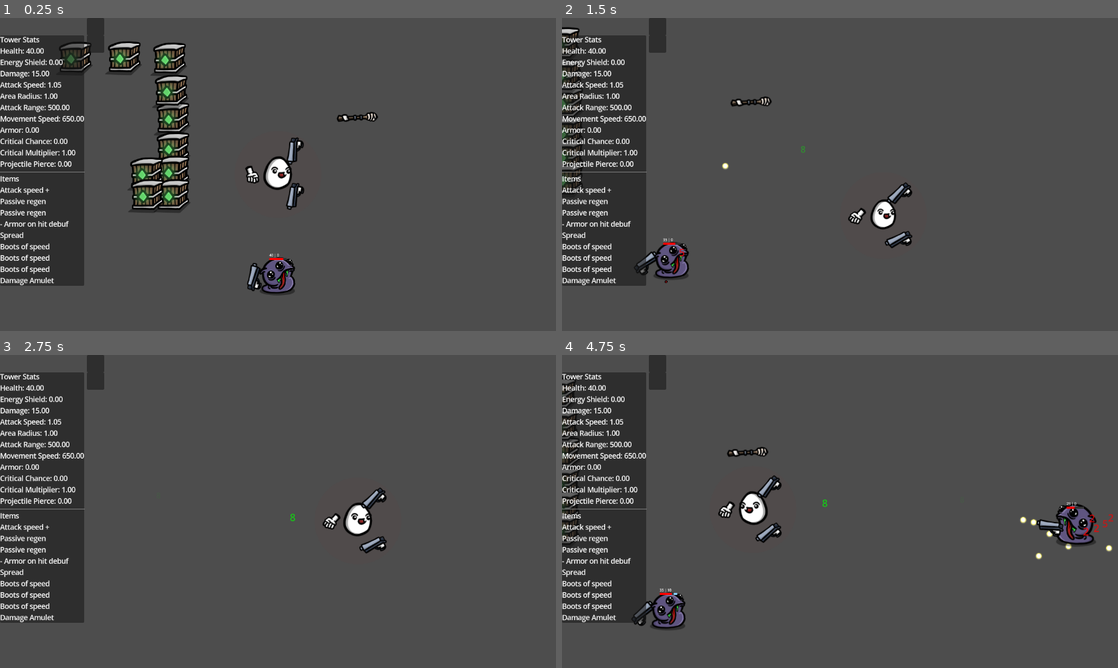
Above: before the commit, frames 1-4 (two rows, left to right).
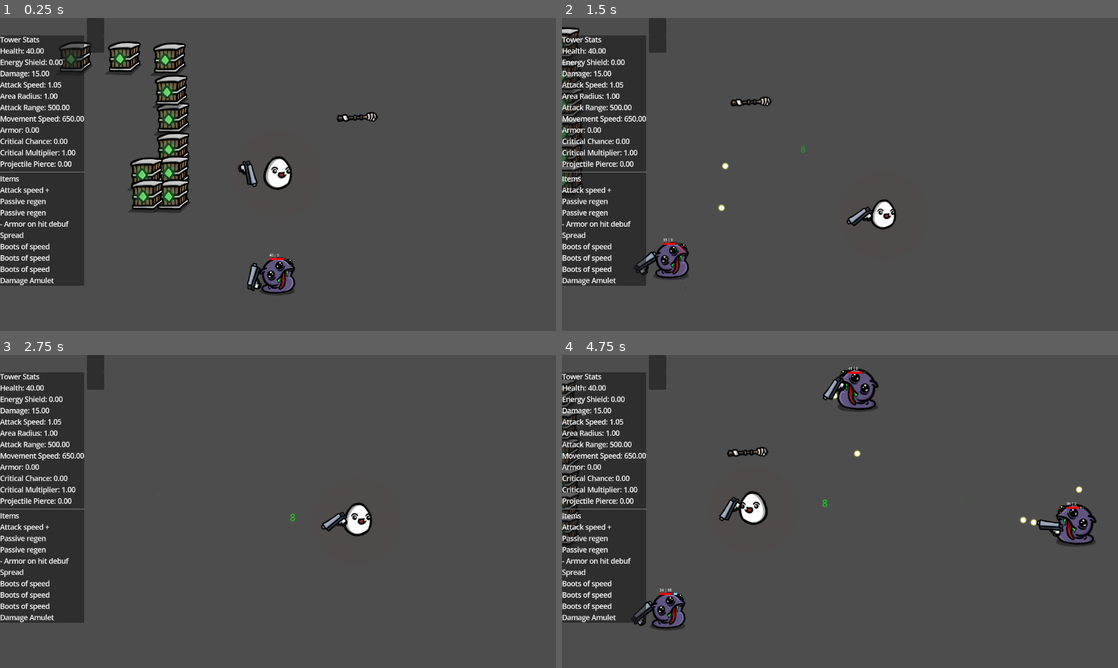
Above: after the commit, the same moments.

Repository: NathanAY/Broriskoftarainto
Game: Godot game, scene res://Scenes/Game.tscn
Two runs of this game, one before a commit and one after it. Both use one fixed random seed, a clock stepped at 60 frames per second and the inputs below.
Inputs (mouse positions are in pixels of both pictures, inside the frame that each line leads up to):
- Up to frame 1 (0.25 s): no input
- Up to frame 2 (1.5 s): tap Enter (ui_accept) at 0.5, 0.77 s; move the mouse to (962, 158) at 0.52 s; hold Right (ui_right) 0.53-1.28 s; click (962, 158) at 0.67 s; move the mouse to (728, 190) at 1.27 s; hold Down (ui_down) from 1.28 s (still down); click (728, 190) at 1.42 s
- Up to frame 3 (2.75 s): tap Enter (ui_accept) at 1.52 s; move the mouse to (333, 442) at 2.02 s; release Down (ui_down) at 2.03 s; hold Right (ui_right) from 2.03 s (still down); click (333, 442) at 2.17 s
- Up to frame 4 (4.75 s): move the mouse to (812, 574) at 2.77 s; release Right (ui_right) at 2.78 s; hold Up (ui_up) 2.78-3.53 s; click (812, 574) at 2.92 s; tap Enter (ui_accept) at 3.02, 3.77, 4.52 s; move the mouse to (1006, 558) at 3.52 s; hold Left (ui_left) from 3.53 s (still down); click (1006, 558) at 3.67 s; move the mouse to (673, 464) at 4.27 s; click (673, 464) at 4.42 s

The runs differ from the first frame. In frame 1, 0.5% of the frame differs, in the area x 42-55%, y 38-62%; in frame 2, 0.5%; in frame 3, 0.5%; in frame 4, 1.6%, in the area x 17-100%, y 3-77%.

Commit message:
Set enemy spawner speed based on current enemy number.

Diff:
--- a/Scenes/Game.tscn
+++ b/Scenes/Game.tscn
@@ -25,6 +25,11 @@
 script = ExtResource("2_8r6kd")
 
 [node name="SpawnerModifier" parent="Spawner" instance=ExtResource("3_alh3a")]
+
+[node name="Enemies" type="Node" parent="Spawner"]
+
+[node name="Enemy" parent="Spawner/Enemies" instance=ExtResource("15_4f4ik")]
+position = Vector2(0, 232)
 
 [node name="Character" parent="." instance=ExtResource("9_i0vto")]
 
@@ -82,9 +87,6 @@
 position = Vector2(182, -134)
 altar_item = ExtResource("4_rajel")
 
-[node name="Enemy" parent="." instance=ExtResource("15_4f4ik")]
-position = Vector2(0, 232)
-
 [node name="CanvasLayer" type="CanvasLayer" parent="."]
 
 [node name="CharacterUi" parent="CanvasLayer" node_paths=PackedStringArray("character") instance=ExtResource("16_khs3t")]
--- a/Scripts/Spawner.gd
+++ b/Scripts/Spawner.gd
@@ -1,34 +1,36 @@
 extends Node
+class_name Spawner
 
-@export var spawn_interval = 3
+@export var spawn_interval = 3        # base interval in seconds
+@export var target_enemy_count = 4      # target number of enemies
 @export var health_growth_per_minute: float = 20.0
 @export var damage_growth_per_minute: float = 5.0
 
 var enemy_scene = preload("res://Scenes/Enemy.tscn")
-var screen_size
-var spawn_timer
+var spawn_timer: Timer = null
 var modifiers: Array = []
+var enemiesNode: Node = null
 
 var elapsed_time: float = 0.0  # seconds since game start
 
 func _ready():
-    screen_size = get_viewport().get_visible_rect().size
     spawn_timer = Timer.new()
-    add_child(spawn_timer)
     spawn_timer.wait_time = spawn_interval
     spawn_timer.one_shot = false
     spawn_timer.timeout.connect(_on_spawn_timer_timeout)
+    add_child(spawn_timer)
     spawn_timer.start()
+    enemiesNode = get_node("Enemies")
     for c in get_children():
         if c.has_method("attach_to_enemy"):
             modifiers.append(c)
-    print("Spawner ready! Screen size: ", screen_size)
 
 func _process(delta: float) -> void:
     elapsed_time += delta
 
 func _on_spawn_timer_timeout():
     spawn_enemy()
+    _adjust_spawn_rate()
 
 func spawn_enemy():
     var character = get_parent().get_node_or_null("Character")
@@ -50,7 +52,7 @@
     # ✅ Apply scaling
     _apply_scaling(enemy)
 
-    add_child(enemy)
+    enemiesNode.add_child(enemy)
     enemy.set_target_position(character)
 
 func _apply_scaling(enemy: Node) -> void:
@@ -64,3 +66,18 @@
 
     stats.set_base_stat("health", stats.stats["health"] + extra_health)
     stats.set_base_stat("damage", stats.stats["damage"] + extra_damage)
+
+func _adjust_spawn_rate():
+    # Count current enemies
+    var current_enemies = enemiesNode.get_children().size()
+    # Calculate multiplier:
+    # If current < target → spawn faster
+    # If current > target → spawn slower
+    var multiplier = 1.0
+    if current_enemies < target_enemy_count:
+        multiplier = 1.0 + float(target_enemy_count - current_enemies)  # e.g., 5x faster
+    elif current_enemies > target_enemy_count:
+        multiplier = max(0.1, float(target_enemy_count) / current_enemies) # slower but not zero
+    # Update timer wait_time dynamically
+    spawn_timer.wait_time = spawn_interval / multiplier
+    spawn_timer.start()
--- a/Scripts/camera_2d.gd
+++ b/Scripts/camera_2d.gd
@@ -13,9 +13,9 @@
 
 func _unhandled_input(event: InputEvent) -> void:
     if event is InputEventMouseButton and event.pressed:
-        if event.button_index == MOUSE_BUTTON_WHEEL_UP:
+        if event.button_index == MOUSE_BUTTON_WHEEL_DOWN:
             _change_zoom(-zoom_step)
-        elif event.button_index == MOUSE_BUTTON_WHEEL_DOWN:
+        elif event.button_index == MOUSE_BUTTON_WHEEL_UP:
             _change_zoom(zoom_step)
 
 func _change_zoom(amount: float) -> void:
--- a/Scripts/character.gd
+++ b/Scripts/character.gd
@@ -28,14 +28,14 @@
     var items = GlobalGameState.starting_items
     for item_path in items:
         $ItemHolder.add_item(load(item_path))
-    $WeaponHolder.add_weapon(load("res://Resources/weapons/Fist.tres"))
+    #$WeaponHolder.add_weapon(load("res://Resources/weapons/Fist.tres"))
     #$WeaponHolder.add_weapon(load("res://Resources/weapons/Fist.tres"))
     #$WeaponHolder.add_weapon(load("res://Resources/weapons/Knife.tres"))
     #$WeaponHolder.add_weapon(load("res://Resources/weapons/Knife.tres"))
     #$WeaponHolder.add_weapon(load("res://Resources/weapons/Pistol.tres"))
     $WeaponHolder.add_weapon(load("res://Resources/weapons/Pistol.tres"))
     #$WeaponHolder.add_weapon(load("res://Resources/weapons/Shotgun.tres"))
-    $WeaponHolder.add_weapon(load("res://Resources/weapons/Shotgun.tres"))
+    #$WeaponHolder.add_weapon(load("res://Resources/weapons/Shotgun.tres"))
     $ItemHolder.add_item(load("res://Resources/items/AttackSpeedItem.tres"))
     #$ItemHolder.add_item(load("res://Resources/items/AttackSpeedItem.tres"))
     #$ItemHolder.add_item(load("res://Resources/items/AttackSpeedItem.tres"))
@@ -60,6 +60,7 @@
     #$ItemHolder.add_item(load("res://Resources/items/CritGlass.tres"))
     $ItemHolder.add_item(load("res://Resources/items/PlusDamageItem.tres"))
     #$ItemHolder.add_item(load("res://Resources/items/AttackSpeedItem.tres"))
+    event_manager.subscribe("on_death", Callable(self, "_die"))
 
 func _draw():
     # Draw a circle showing the attack range (for debugging)
@@ -71,3 +72,6 @@
     if area.get_parent().is_in_group("enemies"):
         area.get_parent().queue_free()
         print("Enemy destroyed!")
+
+func _die(event: Dictionary):
+    queue_free()
--- a/Systems/Items/Modifiers/armor_mode.gd
+++ b/Systems/Items/Modifiers/armor_mode.gd
@@ -24,9 +24,9 @@
     var multiplier: float = 1.0
 
     if armor >= 0:
-        multiplier = 100.0 / (100.0 + armor)
+        multiplier = 10.0 / (10.0 + armor)
     else:
-        multiplier = 1.0 + (-armor / 100.0)  # handles negatives correctly
+        multiplier = 1.0 + (-armor / 10.0)  # handles negatives correctly
 
     ctx.final_amount *= multiplier
     ctx.armor_applied = armor   # optional, for debugging/logging
--- a/Systems/weapon/homing_behavior.gd
+++ b/Systems/weapon/homing_behavior.gd
@@ -20,7 +20,7 @@
         target_position = target.global_position
 
 func _physics_process(delta):
-    if not projectile:
+    if not projectile or not holder:
         return
 
     if not target or not is_instance_valid(target):
--- a/Systems/weapon/projectile.gd
+++ b/Systems/weapon/projectile.gd
@@ -1,7 +1,6 @@
 extends Area2D
 class_name Projectile
 
-# New
 var pierce_left: int = 0   # how many enemies it can pass through
 var properties := {}       # scalable dictionary for future (bounce, chain, etc.)
 var base_speed = 300
@@ -9,7 +8,6 @@
 @export var damage: float = 0
 
 var event_manager: EventManager = null
-
 # groups to ignore (friendly fire)
 var ignore_groups: Array = []
 # Optional target (only used by homing behaviors)
@@ -24,6 +22,10 @@
     add_child(timer)
     timer.timeout.connect(Callable(self, "_on_timeout"))
     timer.start()
+    if base_speed > 800:
+        var stretch = 1.0 + base_speed / 500
+        scale.x = scale.x * stretch # elongate along X axis
+
 
 func _on_timeout():
     queue_free()
@@ -46,6 +48,7 @@
     direction = target_direction.normalized()
     if not event_manager:
         print("Projectile.gd: no event_manager")
+    rotation = direction.angle()
 
 # ✅ new method for assigning a target (used by homing behaviors or effects)
 func set_target(t: Node):
--- a/ui/interractable/interractable.gd
+++ b/ui/interractable/interractable.gd
@@ -13,6 +13,15 @@
     # Register into manager
     var manager = get_tree().current_scene.get_node("InteractionManager")
     manager.register(self)
+    var timer := Timer.new()
+    timer.one_shot = true
+    timer.wait_time = 100.0
+    add_child(timer)
+    timer.timeout.connect(Callable(self, "_on_timeout"))
+    timer.start()
+
+func _on_timeout():
+    queue_free()
 
 func _exit_tree():
     var manager = get_tree().current_scene.get_node_or_null("InteractionManager")
